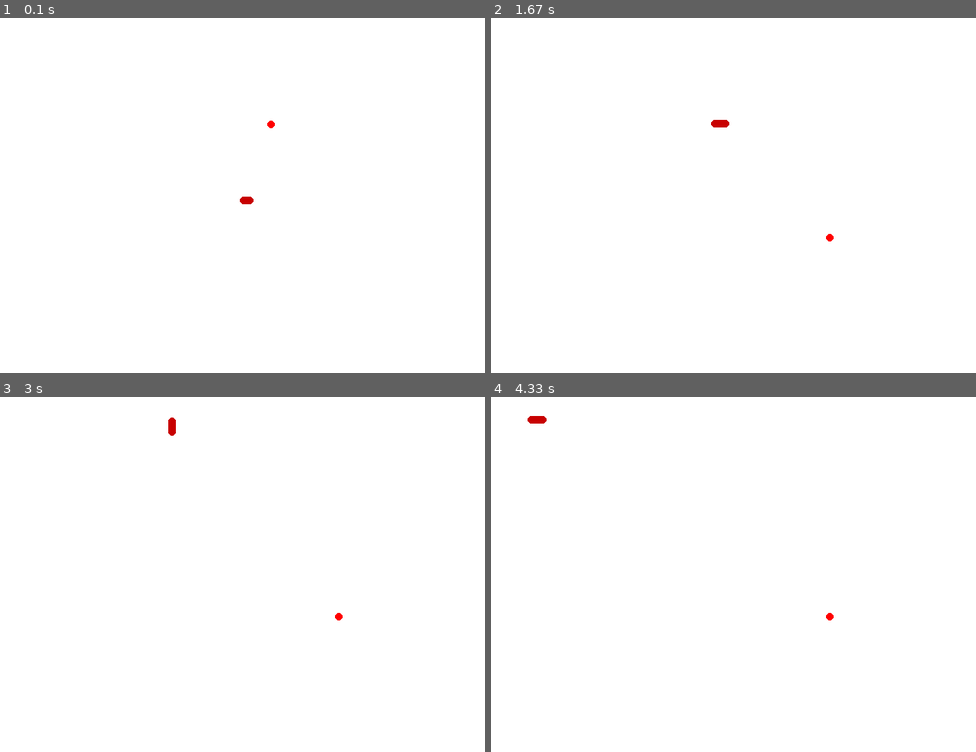
Above: before the commit, frames 1-4 (two rows, left to right).
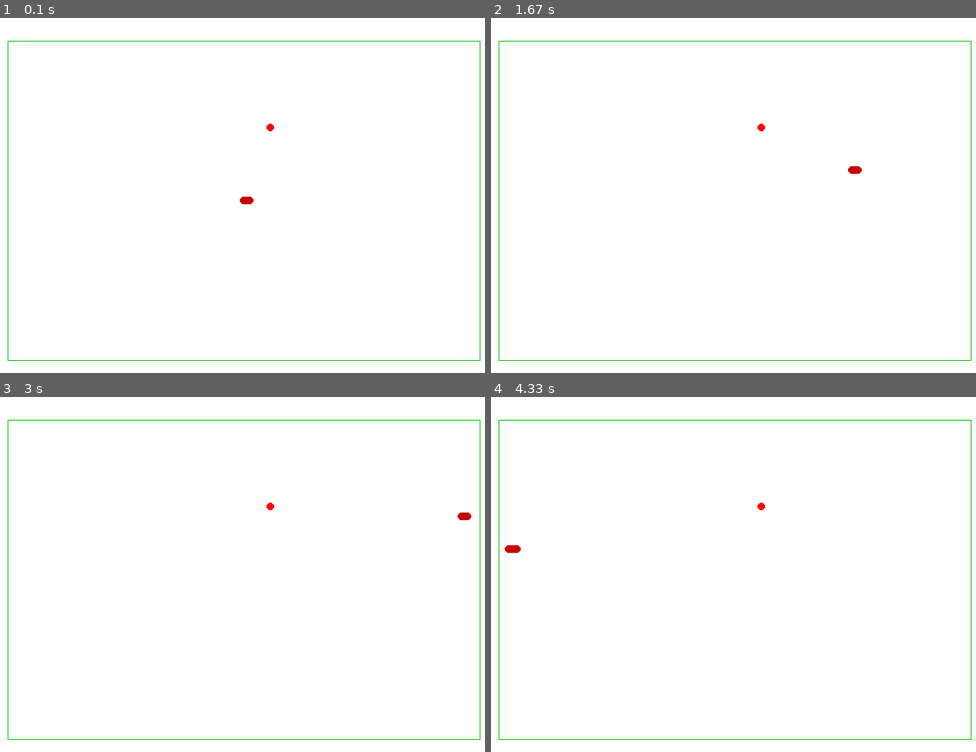
Above: after the commit, the same moments.

Repository: IRGO-CO/Python-do-zero-ao-infinito
Game: pygame game, started from Pygame/00-snakeGame/Snake-game-modularized/Run.py
The game is run twice, just before and just after one commit, with the same random seed, the same clock (stepped at 60 frames per second) and the same inputs.
Inputs:
- Up to frame 1 (0.1 s): no input
- Up to frame 2 (1.67 s): tap W at 0.33 s; hold S 0.67-1.13 s; hold Right 0.67-1.13 s; hold A 1.17-1.63 s; hold Right 1.17-1.63 s; tap Space at 1.23, 1.53 s
- Up to frame 3 (3 s): hold Right 1.67-2.13 s; tap Space at 1.73, 2.03, 2.23, 2.57, 2.87 s; hold W 2.17-2.47 s; hold Right 2.5-2.97 s
- Up to frame 4 (4.33 s): hold A 3-3.53 s; tap Space at 3.07, 3.37, 3.63, 3.97, 4.27 s; hold Down 3.57-3.87 s; hold A 3.9-4.3 s

The runs differ from the first frame. In frame 1, 0.7% of the frame differs, in the area x 1-100%, y 6-97%; in frame 2, 0.9%; in frame 3, 0.9%; in frame 4, 0.9%, in the area x 1-100%, y 5-97%.

Commit message:
Testando sistema de fases

Diff:
--- a/Pygame/00-snakeGame/Snake-game-modularized/Run.py
+++ b/Pygame/00-snakeGame/Snake-game-modularized/Run.py
@@ -2,8 +2,10 @@
 import pygame
 
 while True:
+
     libr.utils.variaveis.relogio.tick(libr.utils.variaveis.frame)
     libr.utils.variaveis.tela.fill((255, 255, 255))
+    libr.fase1()
 
     cobra = pygame.draw.circle(libr.utils.variaveis.tela, (200, 0, 0), (
         libr.utils.variaveis.cobrax, libr.utils.variaveis.cobray), 5)
@@ -16,12 +18,5 @@
     if cobra.colliderect(comida):
         libr.comer()
     libr.controle()
-    if libr.utils.variaveis.cobrax < 0:
-        libr.utils.variaveis.cobrax = 640
-    if libr.utils.variaveis.cobrax > 640:
-        libr.utils.variaveis.cobrax = 0
-    if libr.utils.variaveis.cobray < 0:
-        libr.utils.variaveis.cobray = 480
-    if libr.utils.variaveis.cobray > 480:
-        libr.utils.variaveis.cobray = 0
+
     pygame.display.update()
--- a/Pygame/00-snakeGame/Snake-game-modularized/libr/__init__.py
+++ b/Pygame/00-snakeGame/Snake-game-modularized/libr/__init__.py
@@ -1,3 +1,5 @@
 from .utils import *
 
+from .fases import *
+
 from .utils import variaveis
--- /dev/null
+++ b/Pygame/00-snakeGame/Snake-game-modularized/libr/fases.py
@@ -0,0 +1,25 @@
+import pygame
+
+from . import *
+
+
+def fase1():
+    pygame.draw.line(variaveis.tela, (0, 200, 0), (10, 30), (630, 30))
+    pygame.draw.line(variaveis.tela, (0, 200, 0), (10, 450), (630, 450))
+    pygame.draw.line(variaveis.tela, (0, 200, 0), (10, 30), (10, 450))
+    pygame.draw.line(variaveis.tela, (0, 200, 0), (630, 30), (630, 450))
+    if variaveis.cobrax < 16:
+        variaveis.cobrax = 626
+    if variaveis.cobrax > 626:
+        variaveis.cobrax = 16
+    if variaveis.cobray < 36:
+        variaveis.cobray = 446
+    if variaveis.cobray > 446:
+        variaveis.cobray = 36
+
+
+def fase2():
+    pygame.draw.line(variaveis.tela, (0, 0, 0), (10, 30), (630, 30))
+    pygame.draw.line(variaveis.tela, (0, 0, 0), (10, 450), (630, 450))
+    pygame.draw.line(variaveis.tela, (0, 0, 0), (10, 30), (10, 450))
+    pygame.draw.line(variaveis.tela, (0, 0, 0), (630, 30), (630, 450))
--- a/Pygame/00-snakeGame/Snake-game-modularized/libr/utils/fnMecanicas.py
+++ b/Pygame/00-snakeGame/Snake-game-modularized/libr/utils/fnMecanicas.py
@@ -17,8 +17,8 @@
 
 def comer():
     comeu.play()
-    variaveis.comidax = randint(3, 637)
-    variaveis.comiday = randint(3, 477)
+    variaveis.comidax = randint(18, 625)
+    variaveis.comiday = randint(38, 444)
     variaveis.velocidade += 0.001
     variaveis.tamanho += 2
     variaveis.pontos += 1
@@ -30,25 +30,25 @@
             pygame.quit()
             exit()
         if event.type == KEYDOWN:
-            if event.key == K_w:
+            if event.key == K_w or event.key == K_UP:
                 if variaveis.direcaoy == 1:
                     pass
                 else:
                     variaveis.direcaox = 0
                     variaveis.direcaoy = -1
-            if event.key == K_s:
+            if event.key == K_s or event.key == K_DOWN:
                 if variaveis.direcaoy == -1:
                     pass
                 else:
                     variaveis.direcaox = 0
                     variaveis.direcaoy = 1
-            if event.key == K_a:
+            if event.key == K_a or event.key == K_LEFT:
                 if variaveis.direcaox == 1:
                     pass
                 else:
                     variaveis.direcaox = -1
                     variaveis.direcaoy = 0
-            if event.key == K_d:
+            if event.key == K_d or event.key == K_RIGHT:
                 if variaveis.direcaox == -1:
                     pass
                 else:
@@ -80,7 +80,6 @@
     variaveis.tamanho = 5
 
 
-
 def morte():
     resetar()
     menu_pause()
--- a/Pygame/00-snakeGame/Snake-game-modularized/libr/utils/variaveis.py
+++ b/Pygame/00-snakeGame/Snake-game-modularized/libr/utils/variaveis.py
@@ -2,8 +2,8 @@
 
 from random import randint
 
-comidax = randint(3, 637)
-comiday = randint(3, 477)
+comidax = randint(13, 627)
+comiday = randint(13, 467)
 velocidade = 0.5
 
 cobrax = 640 // 2
